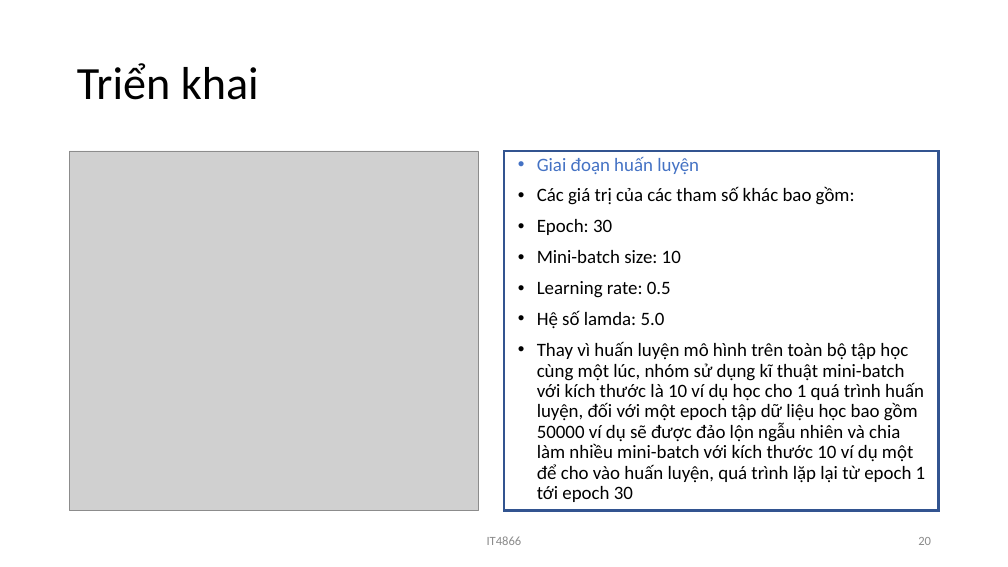
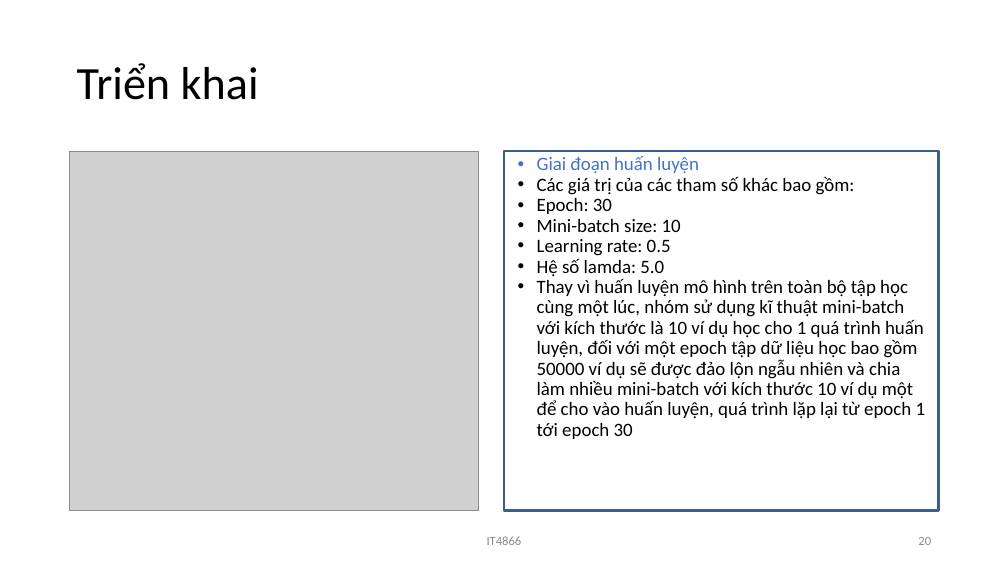
Before and after one commit to LuatVu/Hand-written-digits, a slide deck: slide 20 of Báo cáo/Slice báo cáo bài tập lớn.pptx. Drawn at 1008x567 pixels with LibreOffice and Linux fonts; fonts in the diff are those of the drawing; grey boxes stand for pictures; background and template pictures are left out. Boxes give left, top, right and bottom in pixels: in the first picture for what was removed or moved away, otherwise in the second. Text is boxed around its words. In the diff, an @@ line names an element or a change of style, - is before the commit and + after.

```diff
--- a/Báo cáo/Slice báo cáo bài tập lớn.pptx
+++ b/Báo cáo/Slice báo cáo bài tập lớn.pptx
@@ rectangle at box(504, 151, 939, 511): outline #325491 2.25 pt to #3A5F8C 2.24 pt @@
@@ text "Giai đoạn huấn luyện" at box(537, 156, 926, 439): less space between paragraphs @@
```
Also in this commit, not shown: 30 other slides changed, 1 other file.
